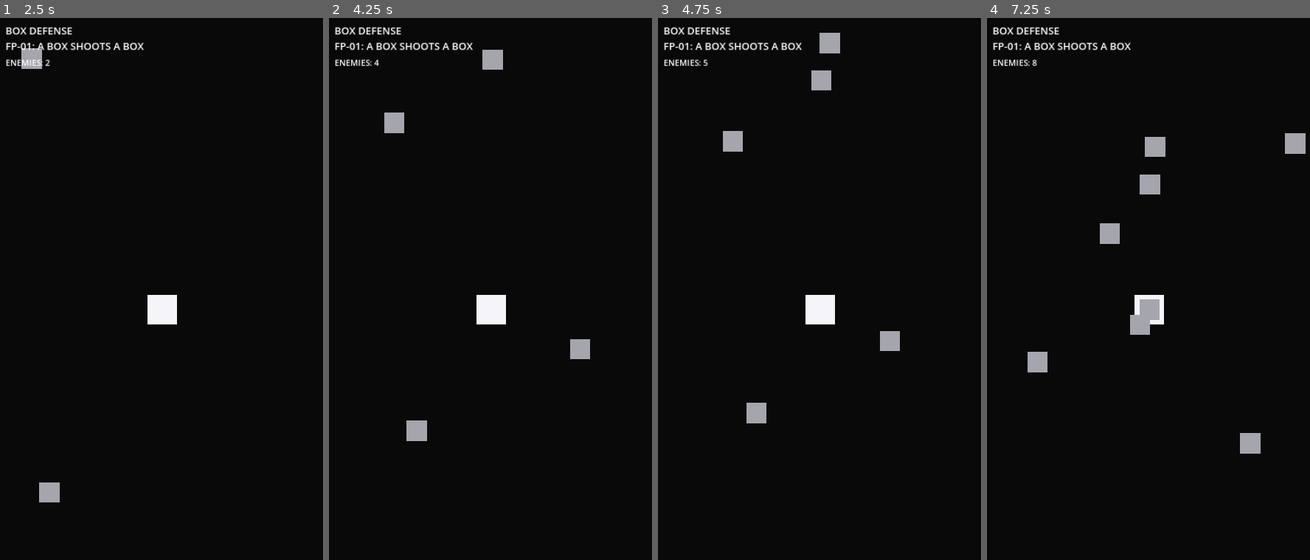
Above: before the commit, frames 1-4 (left to right).
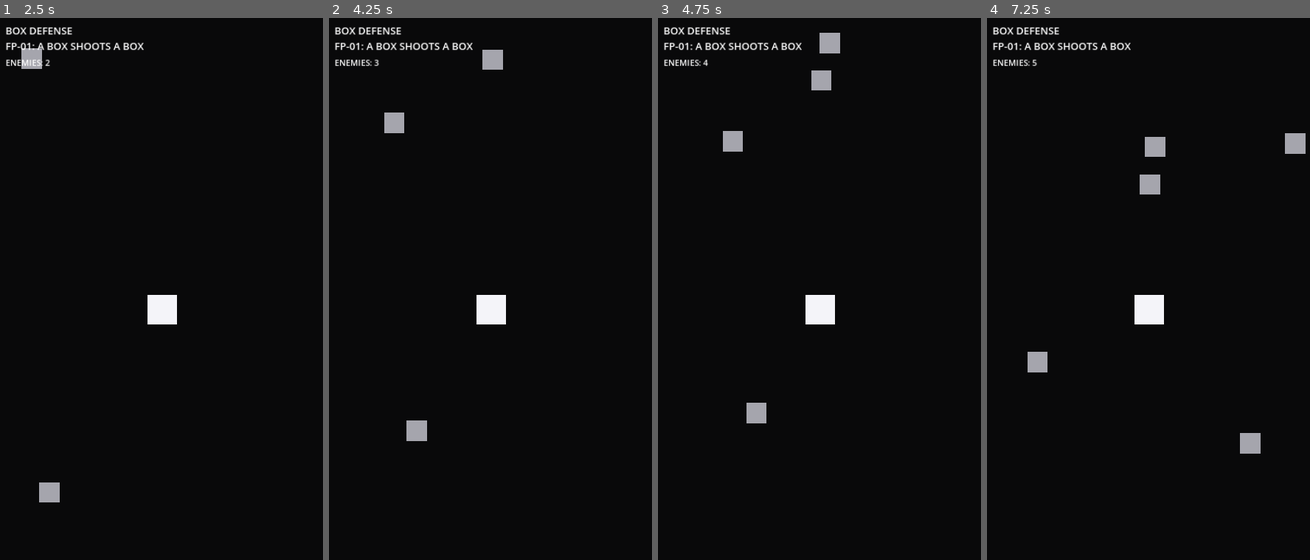
Above: after the commit, the same moments.

Repository: KevinRabbe/box-game-
Game: Godot game, scene res://scenes/game/game.tscn
Same seed, same stepped clock (60 frames per second), same inputs: the game is played once before the commit and once after it.
Inputs:
- Up to frame 1 (2.5 s): tap Enter at 0.5 s
- Up to frame 2 (4.25 s): no input
- Up to frame 3 (4.75 s): no input
- Up to frame 4 (7.25 s): no input

Frame 1 is identical in both runs. In frame 2, 0.2% of the frame differs, in the area x 13-81%, y 7-63%; in frame 3, 0.2%; in frame 4, 0.7%, in the area x 13-54%, y 7-59%.

Commit message:
Add player collision and health component

Diff:
--- a/scenes/player/player_box.tscn
+++ b/scenes/player/player_box.tscn
@@ -1,24 +1,37 @@
-[gd_scene load_steps=5 format=3]
+[gd_scene load_steps=7 format=3]
 
 [ext_resource type="Script" path="res://scripts/player/player_box.gd" id="1_player"]
-[ext_resource type="Script" path="res://scripts/components/targeting_component.gd" id="2_targeting"]
-[ext_resource type="Script" path="res://scripts/components/weapon_component.gd" id="3_weapon"]
-[ext_resource type="PackedScene" path="res://scenes/combat/projectile.tscn" id="4_projectile"]
+[ext_resource type="Script" path="res://scripts/components/health_component.gd" id="2_health"]
+[ext_resource type="Script" path="res://scripts/components/targeting_component.gd" id="3_targeting"]
+[ext_resource type="Script" path="res://scripts/components/weapon_component.gd" id="4_weapon"]
+[ext_resource type="PackedScene" path="res://scenes/combat/projectile.tscn" id="5_projectile"]
 
-[node name="PlayerBox" type="Node2D"]
+[sub_resource type="RectangleShape2D" id="RectangleShape2D_player"]
+size = Vector2(64, 64)
+
+[node name="PlayerBox" type="StaticBody2D"]
+collision_layer = 1
+collision_mask = 0
 script = ExtResource("1_player")
 
 [node name="Visual" type="Polygon2D" parent="."]
 polygon = PackedVector2Array(-32, -32, 32, -32, 32, 32, -32, 32)
 color = Color(0.96, 0.96, 0.98, 1)
 
+[node name="CollisionShape2D" type="CollisionShape2D" parent="."]
+shape = SubResource("RectangleShape2D_player")
+
+[node name="HealthComponent" type="Node" parent="."]
+script = ExtResource("2_health")
+max_health = 100.0
+
 [node name="TargetingComponent" type="Node" parent="."]
-script = ExtResource("2_targeting")
+script = ExtResource("3_targeting")
 max_range = 420.0
 
 [node name="WeaponComponent" type="Node" parent="."]
-script = ExtResource("3_weapon")
-projectile_scene = ExtResource("4_projectile")
+script = ExtResource("4_weapon")
+projectile_scene = ExtResource("5_projectile")
 projectile_container_path = NodePath("../../ProjectileContainer")
 damage = 10.0
 fire_rate = 2.0
